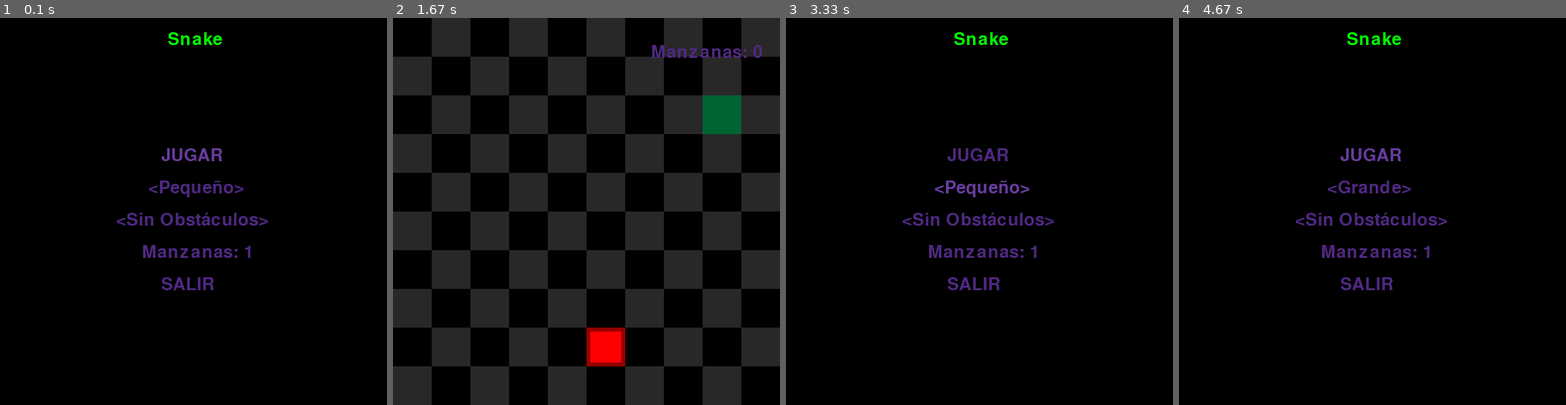
Above: before the commit, frames 1-4 (left to right).
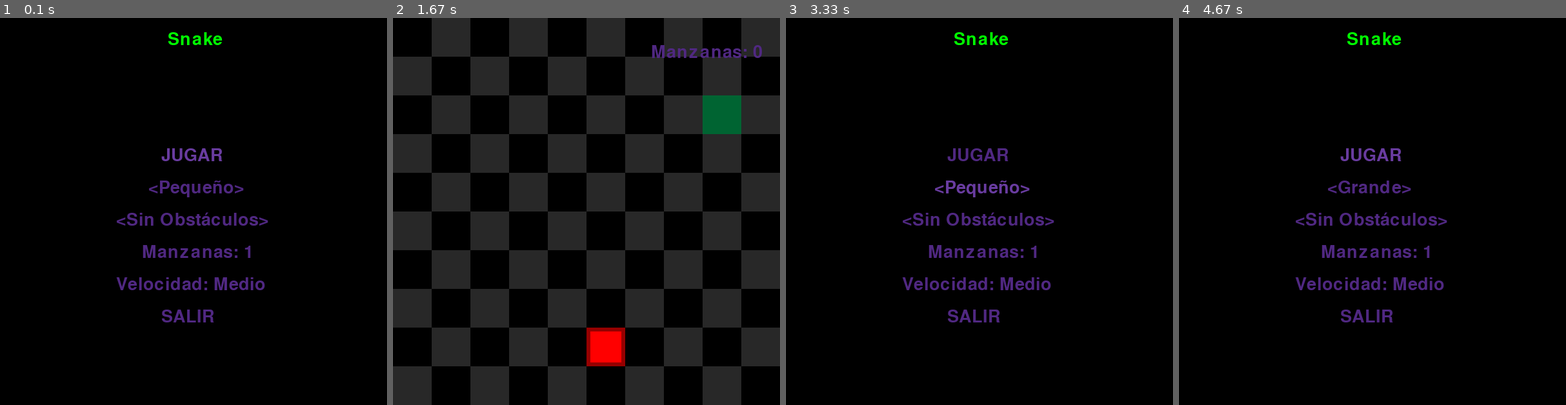
Above: after the commit, the same moments.

Repository: Henry-263/Snake_pygame
Game: pygame game, started from main.py
Two runs of this game, one before a commit and one after it. Both use one fixed random seed, a clock stepped at 60 frames per second and the inputs below.
Inputs:
- Up to frame 1 (0.1 s): no input
- Up to frame 2 (1.67 s): tap Enter at 0.33 s; hold Right 0.67-1.13 s; hold W 1.17-1.48 s; hold Up from 1.52 s (still down)
- Up to frame 3 (3.33 s): release Up at 1.98 s; tap Enter at 2.02 s; hold Left 2.52-3.05 s; hold S from 3.08 s (still down)
- Up to frame 4 (4.67 s): release S at 3.38 s; hold Left 3.42-3.82 s; hold W 3.85-4.22 s

The runs differ from the first frame. In frame 1, 0.9% of the frame differs, in the area x 30-69%, y 67-79%; in frame 2, nothing differs; in frame 3, 0.9%; in frame 4, 0.9%.

Commit message:
add speed customization option

Diff:
--- a/main.py
+++ b/main.py
@@ -132,7 +132,7 @@
     return corriendo
 
 
-def juego(ventana, tamMapa, obstaculos, numManzanas):
+def juego(ventana, tamMapa, obstaculos, numManzanas, velocidad):
     font = pygame.font.Font(None, 40)
 
     rojo = (255, 0, 0)
@@ -205,7 +205,7 @@
 
         pygame.display.flip()
 
-        reloj.tick(7)
+        reloj.tick(velocidad)
     guardarPartida(cabeza)
     return 1
 
@@ -225,6 +225,8 @@
     obstaculos = "<Sin Obstáculos>"
     seleccionado = 1
     elegirManzanas = 1
+    velocidades = {"Lento":5, "Medio":7, "Rapido":9}
+    velocidad = "Medio"
     while corriendo:
 
         ventana.fill(negro)
@@ -233,11 +235,11 @@
             if evento.type == pygame.KEYDOWN:
                 if evento.key == pygame.K_RETURN and seleccionado == 1:
                     corriendo = False
-                    return 1, elegir, obstaculos, elegirManzanas
-
-                if evento.key == pygame.K_RETURN and seleccionado == 5:
+                    return 1, elegir, obstaculos, elegirManzanas, velocidades[velocidad]
+
+                if evento.key == pygame.K_RETURN and seleccionado == 6:
                     corriendo = False
-                    return 2, elegir, obstaculos, elegirManzanas
+                    return 2, elegir, obstaculos, elegirManzanas, velocidades[velocidad]
                 if (evento.key == pygame.K_d or evento.key == pygame.K_RIGHT) and seleccionado == 2:
                     if elegir == "<Pequeño>":
                         elegir = "<Mediano>"
@@ -275,13 +277,28 @@
                     else:
                         elegirManzanas = 1
 
+                if (evento.key == pygame.K_d or evento.key == pygame.K_RIGHT) and seleccionado == 5:
+                    if velocidad == "Medio":
+                        velocidad = "Rapido"
+                    elif velocidad == "Rapido":
+                        velocidad = "Lento"
+                    else:
+                        velocidad = "Medio"
+                if (evento.key == pygame.K_a or evento.key == pygame.K_LEFT) and seleccionado == 5:
+                    if velocidad == "Medio":
+                        velocidad = "Lento"
+                    elif velocidad == "Lento":
+                        velocidad = "Rapido"
+                    else:
+                        velocidad = "Medio"
+
                 if evento.key in (pygame.K_UP, pygame.K_w):
                     if seleccionado > 1:
                         seleccionado -= 1
                     else:
-                        seleccionado = 5
+                        seleccionado = 6
                 if evento.key in (pygame.K_DOWN, pygame.K_s):
-                    if seleccionado < 5:
+                    if seleccionado < 6:
                         seleccionado += 1
                     else:
                         seleccionado = 1
@@ -314,6 +331,11 @@
             texto_Manzanas = font.render(f"Manzanas: {elegirManzanas}", True, morado)
 
         if seleccionado == 5:
+            texto_Velocidad = font.render(f"Velocidad: {velocidad}", True, morado_claro)
+        else:
+            texto_Velocidad = font.render(f"Velocidad: {velocidad}", True, morado)
+
+        if seleccionado == 6:
             texto_salir = font.render(salir, True, morado_claro)
         else:
             texto_salir = font.render(salir, True, morado)
@@ -321,7 +343,8 @@
         snake = font.render("Snake", True, verde)
         ventana.blit(snake, (260, 20))
         ventana.blit(texto_jugar, (250, 200))
-        ventana.blit(texto_salir, (250, 400))
+        ventana.blit(texto_Velocidad, (180, 400))
+        ventana.blit(texto_salir, (250, 450))
         ventana.blit(texto_Manzanas, (220, 350))
         ventana.blit(texto_elegir_tam, (230, 250))
         ventana.blit(texto_elegir_obst, (180, 300))
@@ -414,7 +437,7 @@
 
     opcion = 1
     while opcion == 1:
-        opcion, elegir, obstaculos, elegirManzanas = menu(ventana)
+        opcion, elegir, obstaculos, elegirManzanas, velocidad = menu(ventana)
         if opcion == 1:
             if elegir == "<Pequeño>":
                 tamMapa = 10
@@ -423,7 +446,7 @@
             else:
                 tamMapa = 20
 
-            opcion = juego(ventana, tamMapa, obstaculos, elegirManzanas)
+            opcion = juego(ventana, tamMapa, obstaculos, elegirManzanas, velocidad)
             if opcion == 1:
                 opcion = perder(ventana,tamMapa)
 
